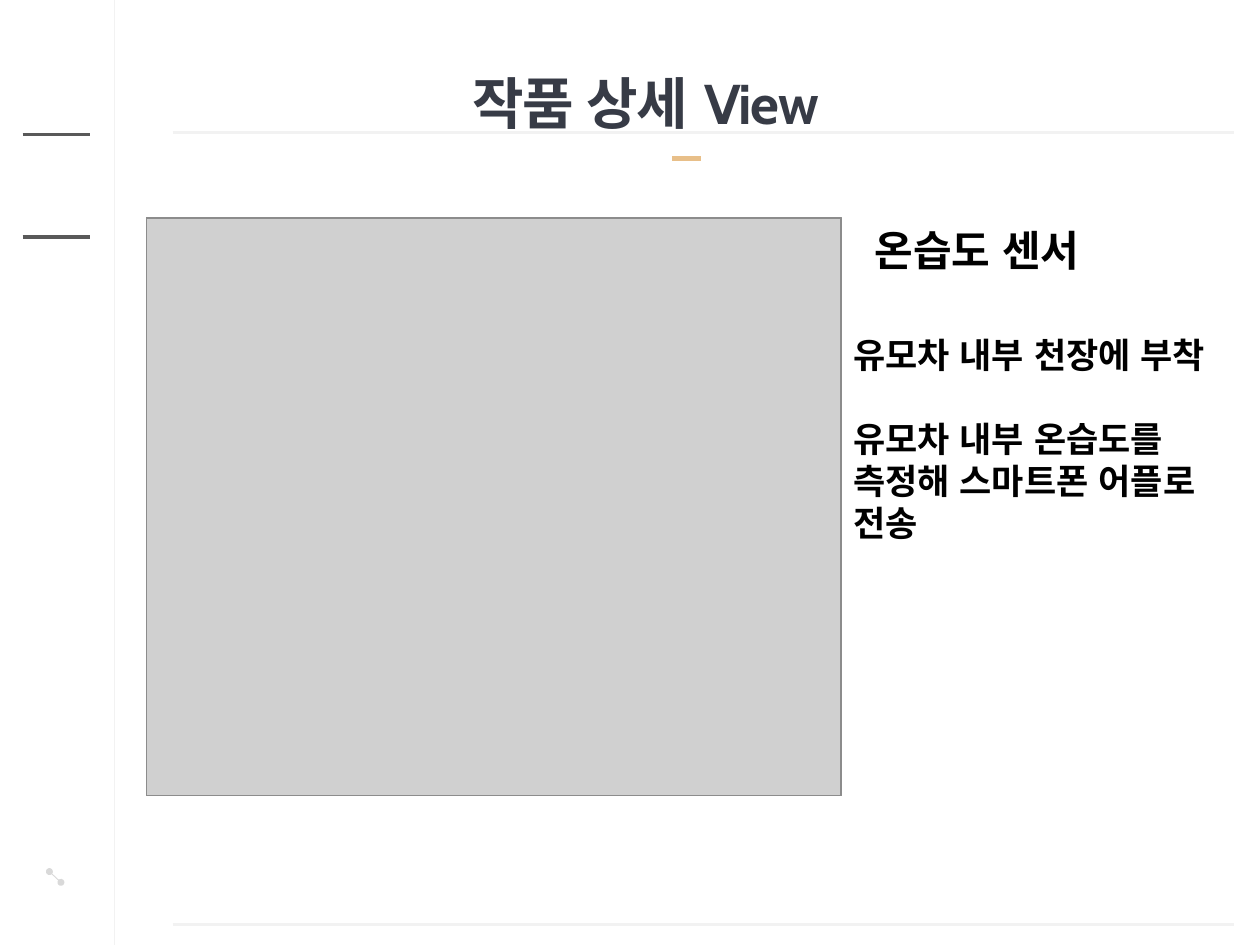
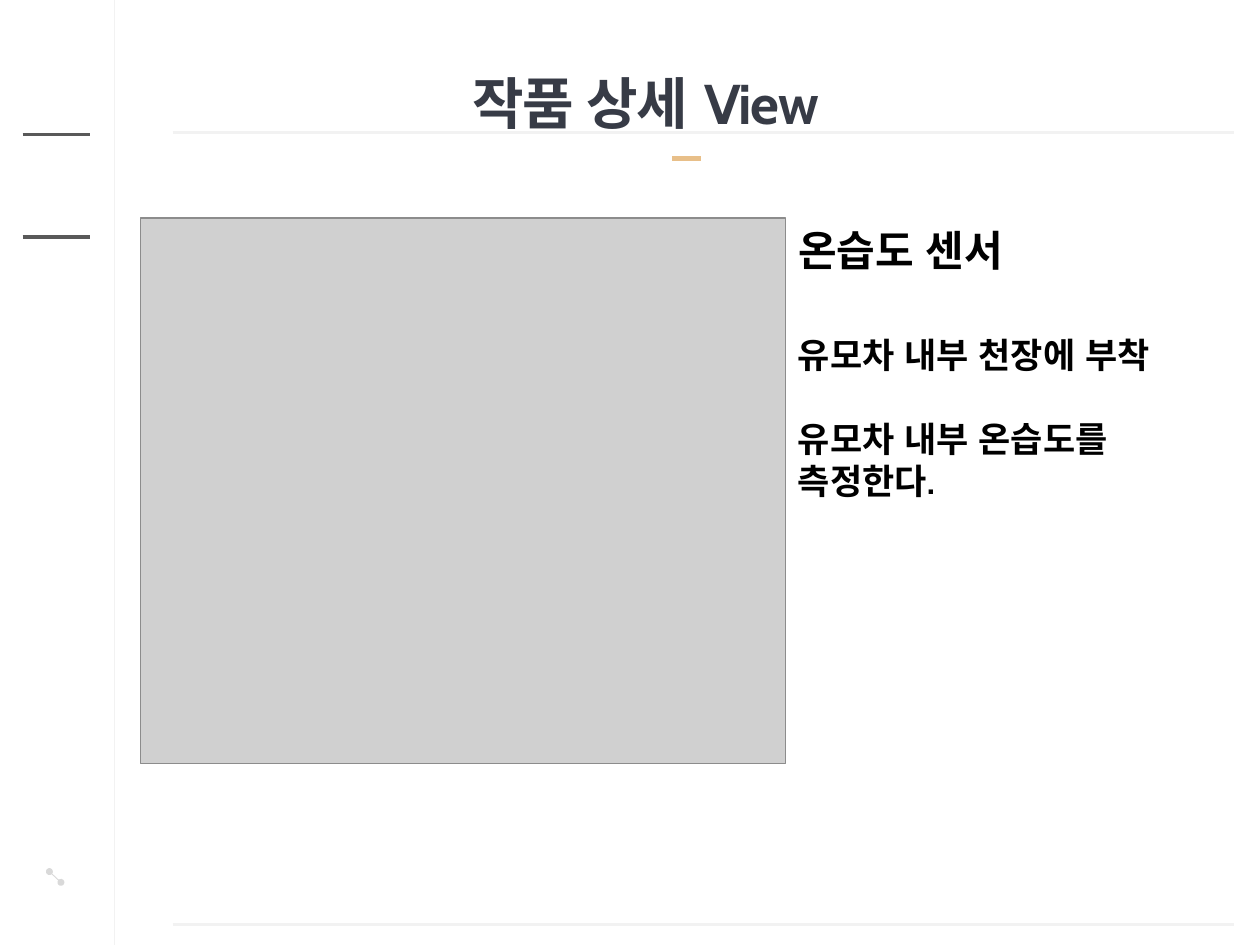
Before and after one commit to younggunwon/SmartUMOCHA, a slide deck: slide 11 of 아두이노 경진대회 Team MyWay ppt.pptx. Drawn at 1260x945 pixels with LibreOffice and Linux fonts; fonts in the diff are those of the drawing; grey boxes stand for pictures; background and template pictures are left out. Boxes give left, top, right and bottom in pixels: in the first picture for what was removed or moved away, otherwise in the second. Text is boxed around its words. In the diff, an @@ line names an element or a change of style, - is before the commit and + after.

```diff
--- a/아두이노 경진대회 Team MyWay ppt.pptx
+++ b/아두이노 경진대회 Team MyWay ppt.pptx
@@ picture resized from (x1=146, y1=218, x2=840, y2=795) to (x1=141, y1=218, x2=786, y2=764) @@
@@ picture removed at (x1=146, y1=218, x2=840, y2=796) @@
@@ text "온습도 센서" moved from (x1=875, y1=230, x2=1079, y2=270) to (x1=798, y1=230, x2=1003, y2=270) @@
@@ text "유모차 내부 천장에 부착" moved from (x1=853, y1=338, x2=1205, y2=539) to (x1=798, y1=338, x2=1149, y2=497) @@
@@ text at (x1=798, y1=464, x2=935, y2=497): text changed @@
-측정해 스마트폰 어플로
-전송
+측정한다.
```
Also in this commit, not shown: 8 other slides changed.
